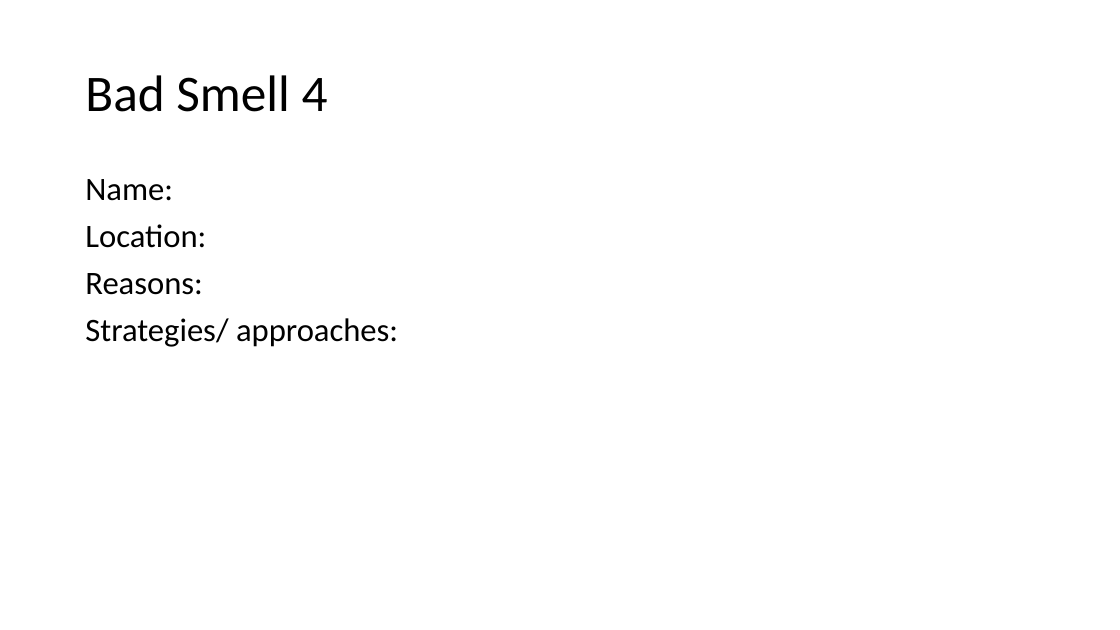
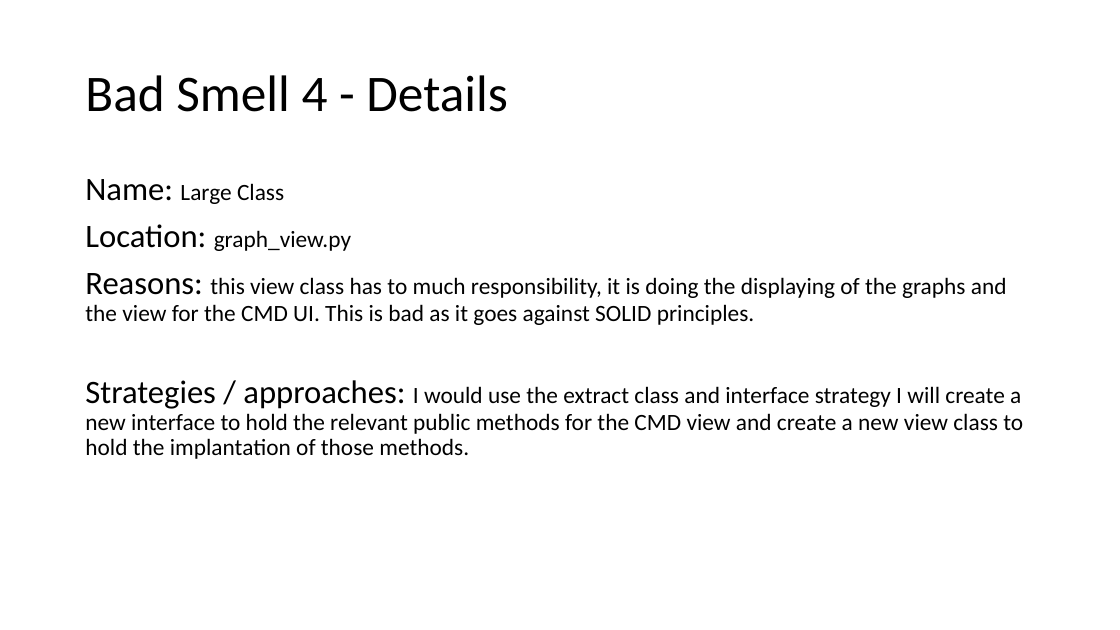
Before and after one commit to steven-snelling/PR301-Assignment_2, a slide deck: slide 6 of bad_smells.pptx (slide 13 before the commit). Drawn at 1120x630 pixels with LibreOffice and Linux fonts; fonts in the diff are those of the drawing. Boxes give left, top, right and bottom in pixels: in the first picture for what was removed or moved away, otherwise in the second. Text is boxed around its words. In the diff, an @@ line names an element or a change of style, - is before the commit and + after.

```diff
--- a/bad_smells.pptx
+++ b/bad_smells.pptx
@@ title at <box>85,75,508,112</box>: text changed @@
-Bad Smell 4
+Bad Smell 4 - Details
@@ text at <box>85,179,1023,459</box>: text changed; size 28 to 20 pt @@
-Name:
-Location:
-Reasons:
-Strategies/ approaches:
+Name: Large Class
+Location: graph_view.py
+Reasons: this view class has to much responsibility, it is doing the displaying of the graphs and the view for the CMD UI. This is bad as it goes against SOLID principles.
+Strategies / approaches: I would use the extract class and interface strategy I will create a new interface to hold the relevant public methods for the CMD view and create a new view class to hold the implantation of those methods.
```
Also in this commit, not shown: 5 other slides changed, 2 slides added, 1 slide removed.
